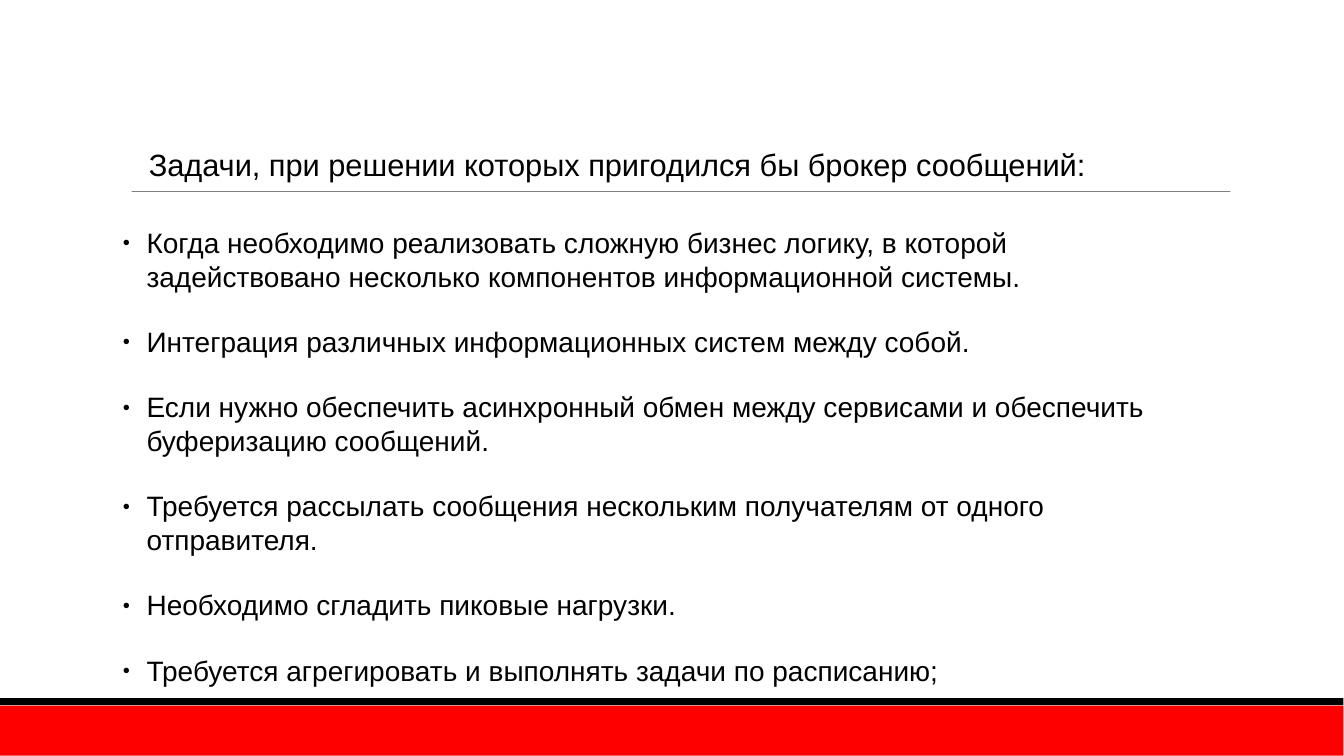
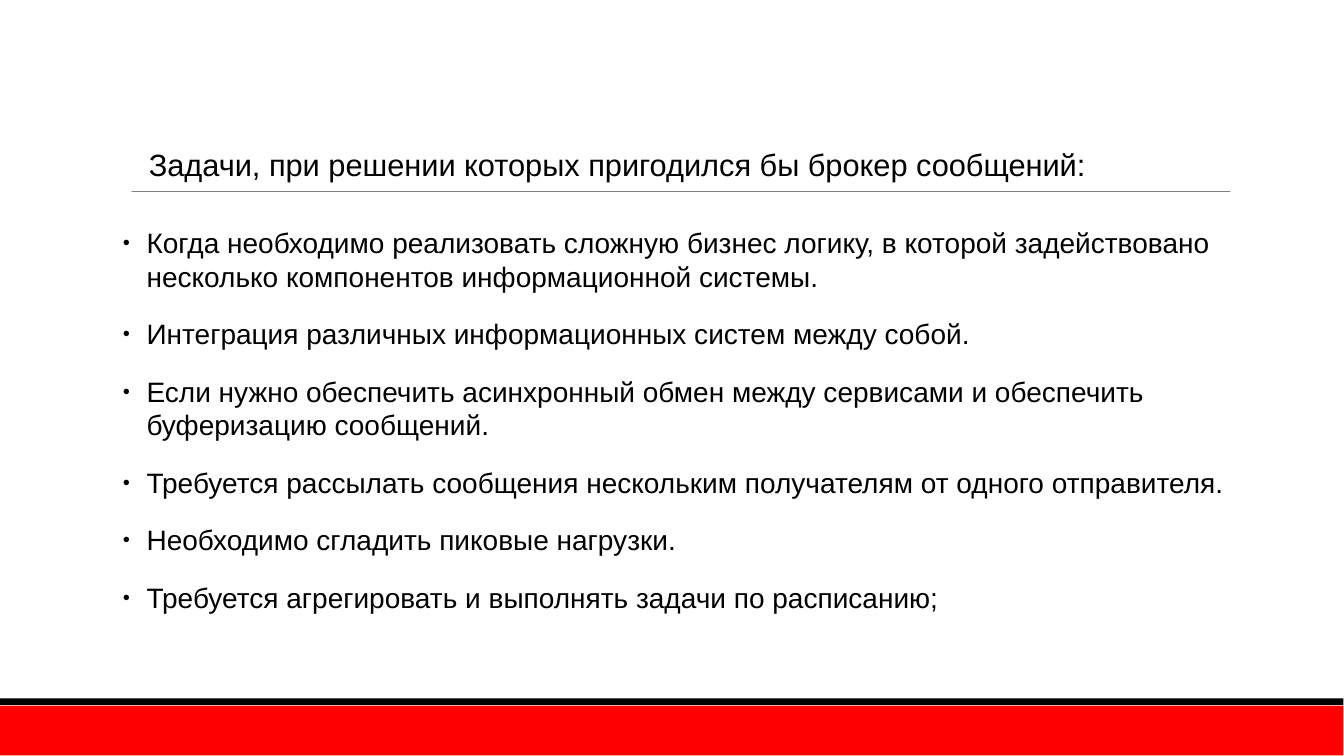
Before and after one commit to TurCons/DisconfRabbitMq, a slide deck: slide 3 of presentation/RabbitMQ.pptx. Drawn at 1344x756 pixels with LibreOffice and Linux fonts; fonts in the diff are those of the drawing; background and template pictures are left out. Boxes give left, top, right and bottom in pixels: in the first picture for what was removed or moved away, otherwise in the second. Text is boxed around its words. In the diff, an @@ line names an element or a change of style, - is before the commit and + after.

```diff
--- a/presentation/RabbitMQ.pptx
+++ b/presentation/RabbitMQ.pptx
@@ text "Когда необходимо реализовать сложную бизнес ..." at (147,232,1223,613): less space between paragraphs @@
```
Also in this commit, not shown: 8 other slides changed, 3 slides added, 4 slides removed, 1 other file.
